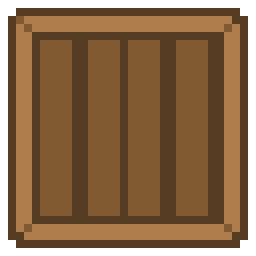
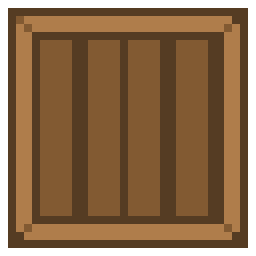
The second 256 x 256 image is a revision of the first. Changes to its layers:
painted on "Pasted Layer" over [8, 8, 248, 248]
